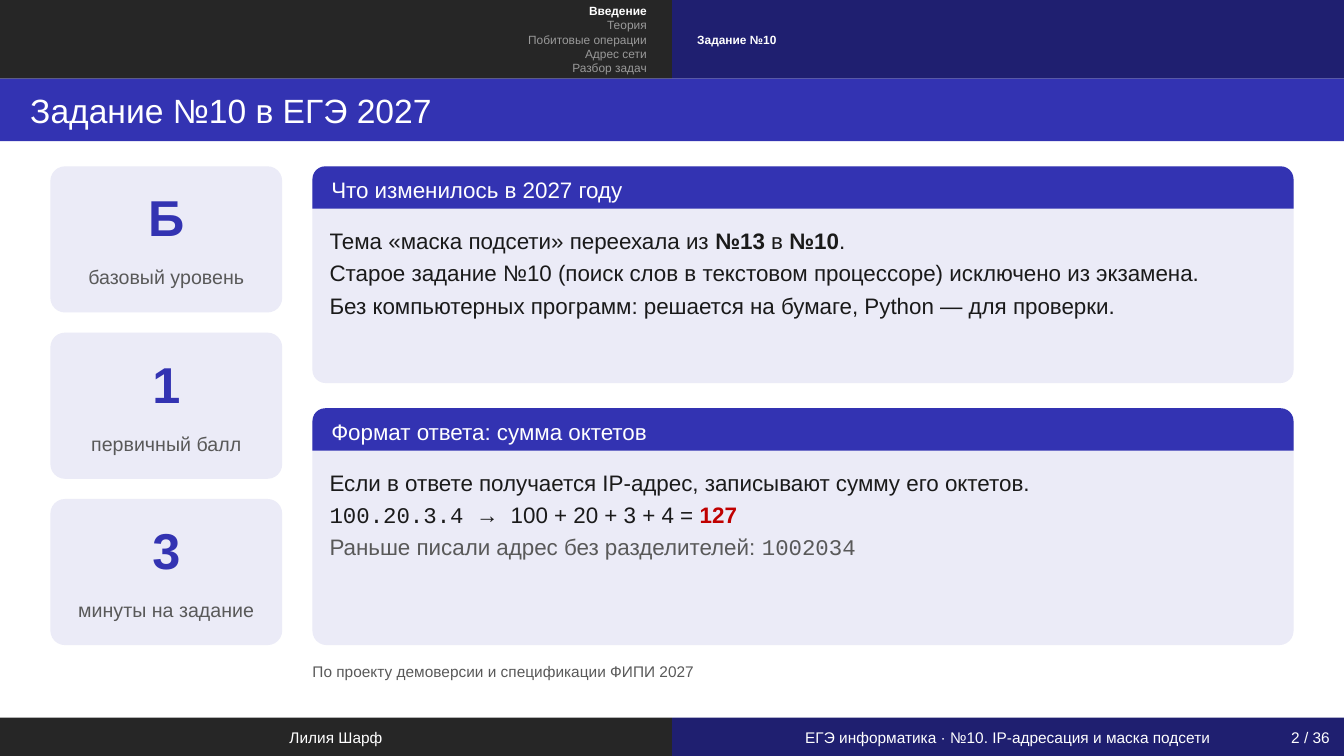
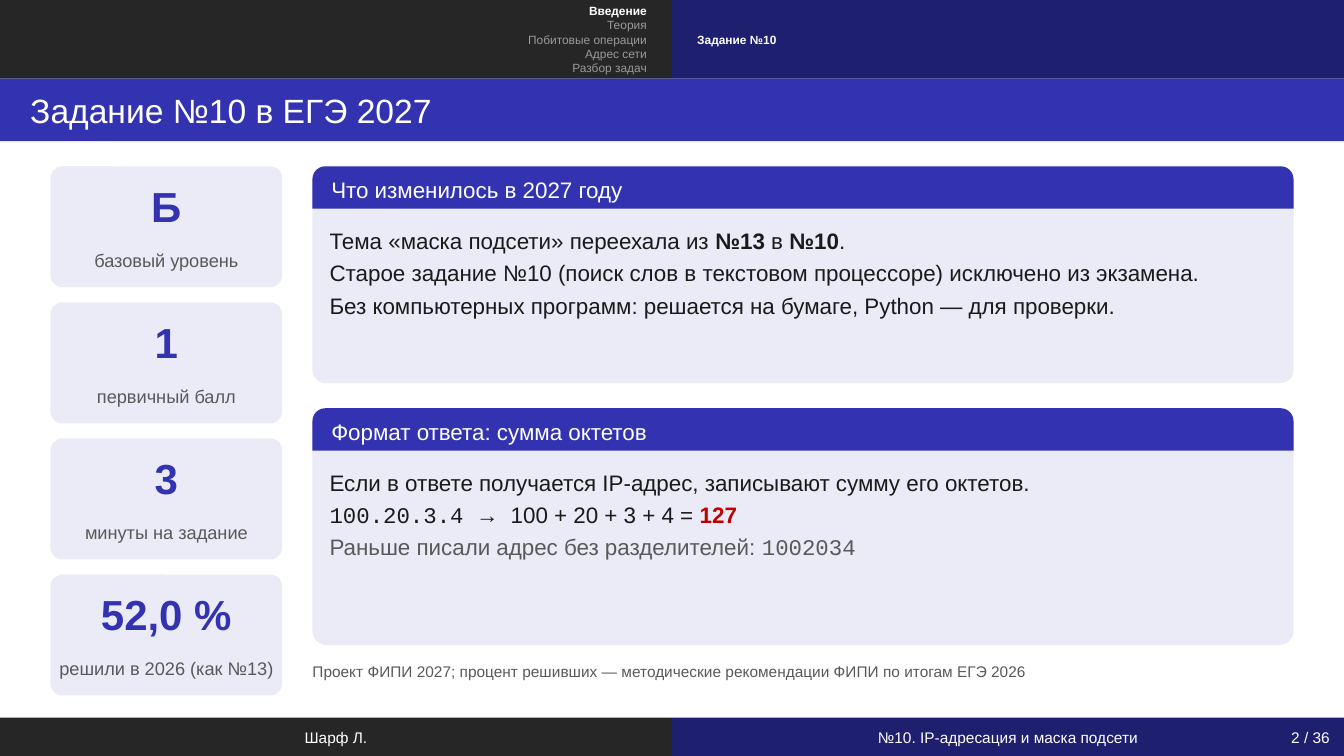
Before and after one commit to scharfff/spbpu-inf-course, a slide deck: slide 2 of Задание_10_IP_адресация/Презентация/N10. Маска подсети. Презентация.pptx. Drawn at 1344x756 pixels with LibreOffice and Linux fonts; fonts in the diff are those of the drawing. Boxes give left, top, right and bottom in pixels: in the first picture for what was removed or moved away, otherwise in the second. Text is boxed around its words. In the diff, an @@ line names an element or a change of style, - is before the commit and + after.

```diff
--- a/Задание_10_IP_адресация/Презентация/N10. Маска подсети. Презентация.pptx
+++ b/Задание_10_IP_адресация/Презентация/N10. Маска подсети. Презентация.pptx
@@ text "Б": place and size @@
-text "Б" at box(148, 201, 184, 236)
+text "Б" at box(151, 193, 181, 222)
@@ rounded rectangle: place and size @@
-rounded rectangle at box(50, 166, 282, 313)
+rounded rectangle at box(50, 166, 282, 287)
@@ text "базовый уровень": place and size @@
-text "базовый уровень" at box(88, 269, 244, 288)
+text "базовый уровень" at box(94, 253, 238, 271)
@@ text "1": place and size @@
-text "1" at box(152, 368, 180, 403)
+text "1" at box(155, 329, 178, 358)
@@ rounded rectangle: place and size @@
-rounded rectangle at box(50, 333, 282, 479)
+rounded rectangle at box(50, 302, 282, 423)
@@ text "первичный балл": place and size @@
-text "первичный балл" at box(91, 436, 242, 455)
+text "первичный балл" at box(97, 389, 236, 407)
@@ size 36 to 30 pt; vertical alignment top to middle in 3 elements at box(151, 193, 181, 222), box(155, 329, 178, 358), box(155, 464, 178, 495) @@
@@ text "3": place and size @@
-text "3" at box(152, 534, 180, 570)
+text "3" at box(155, 464, 178, 495)
@@ rounded rectangle added at box(50, 439, 282, 560), fill #EBEBF7 @@
@@ size 14 to 13 pt; vertical alignment top to middle in 3 elements at box(94, 253, 238, 271), box(97, 389, 236, 407), box(85, 529, 247, 543) @@
@@ text "минуты на задание": place and size @@
-text "минуты на задание" at box(78, 606, 254, 621)
+text "минуты на задание" at box(85, 529, 247, 543)
@@ rounded rectangle: place and size @@
-rounded rectangle at box(50, 499, 282, 645)
+rounded rectangle at box(50, 575, 282, 696)
@@ text added at box(101, 600, 183, 637), 30 pt, text #3333B2, bold @@
+52,0 %
@@ text added at box(59, 662, 274, 679), 13 pt, text #595959 @@
+решили в 2026 (как №13)
@@ text at box(312, 666, 1025, 680): text changed @@
-По проекту демоверсии и спецификации ФИПИ 2027
+Проект ФИПИ 2027; процент решивших — методические рекомендации ФИПИ по итогам ЕГЭ 2026
@@ text in rectangle at box(305, 732, 367, 746): text changed @@
-Лилия Шарф
+Шарф Л.
@@ text in rectangle at box(878, 732, 1138, 746): text changed @@
-ЕГЭ информатика · №10. IP-адресация и маска подсети
+№10. IP-адресация и маска подсети
```
Also in this commit, not shown: 35 other slides changed, 26 other files.
